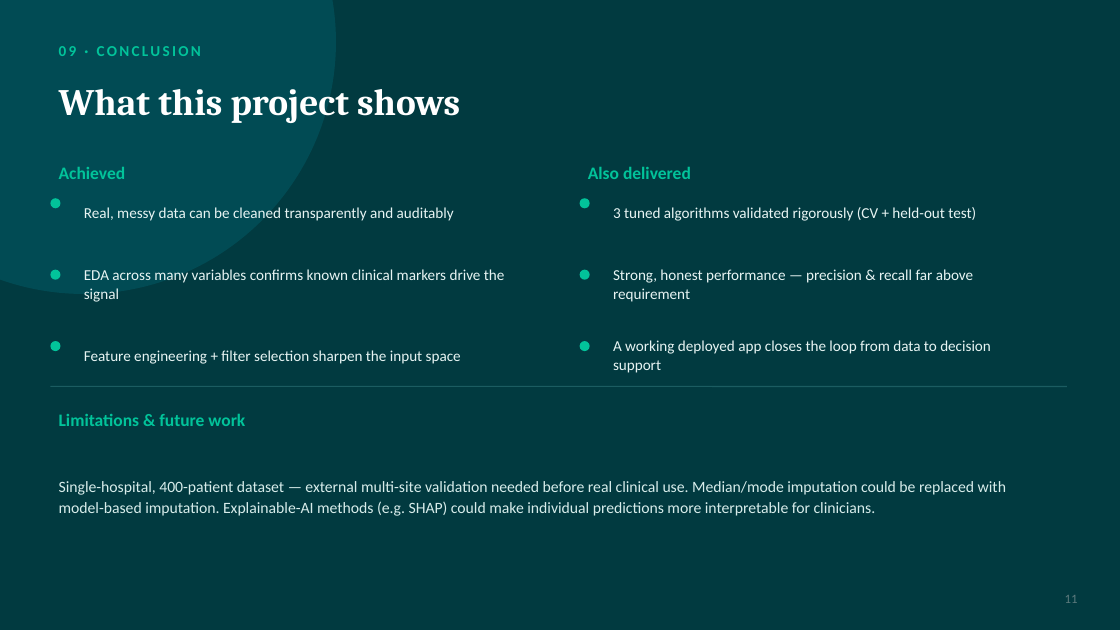
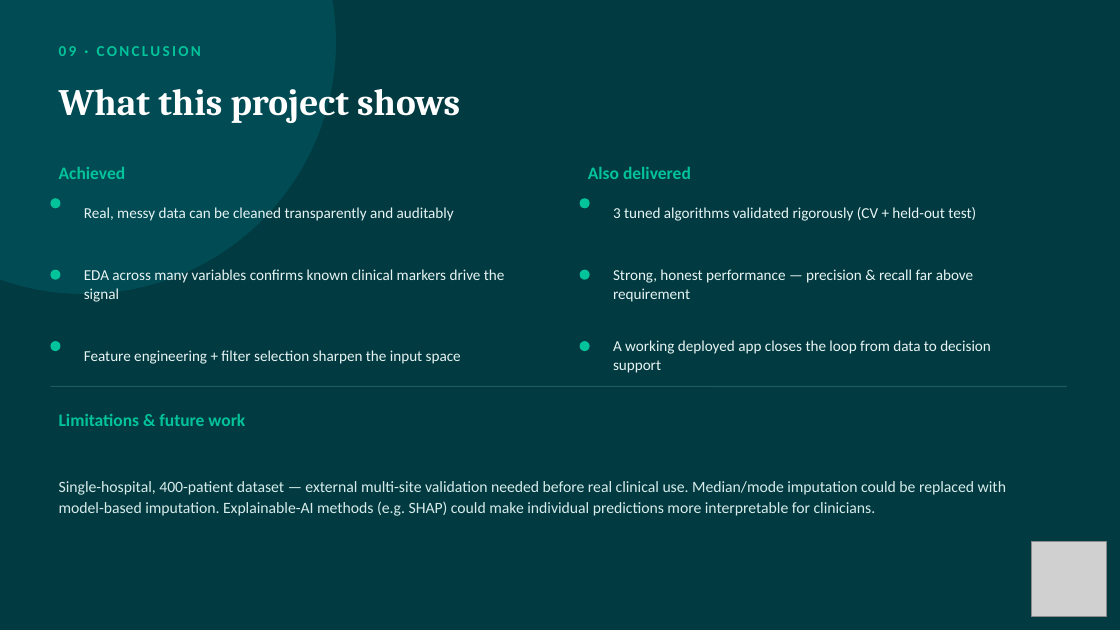
Before and after one commit to manarabdelmonemreyad/machine-learning-project-, a slide deck: slide 11 of CKD_Project_Presentation.pptx. Drawn at 1120x630 pixels with LibreOffice and Linux fonts; fonts in the diff are those of the drawing; grey boxes stand for pictures. Boxes give left, top, right and bottom in pixels: in the first picture for what was removed or moved away, otherwise in the second. Text is boxed around its words. In the diff, an @@ line names an element or a change of style, - is before the commit and + after.

```diff
--- a/CKD_Project_Presentation.pptx
+++ b/CKD_Project_Presentation.pptx
@@ picture added at bbox=[1032, 541, 1107, 616] @@
@@ text removed at bbox=[1065, 595, 1078, 603] @@
-11
```
Also in this commit, not shown: 11 other slides changed.
